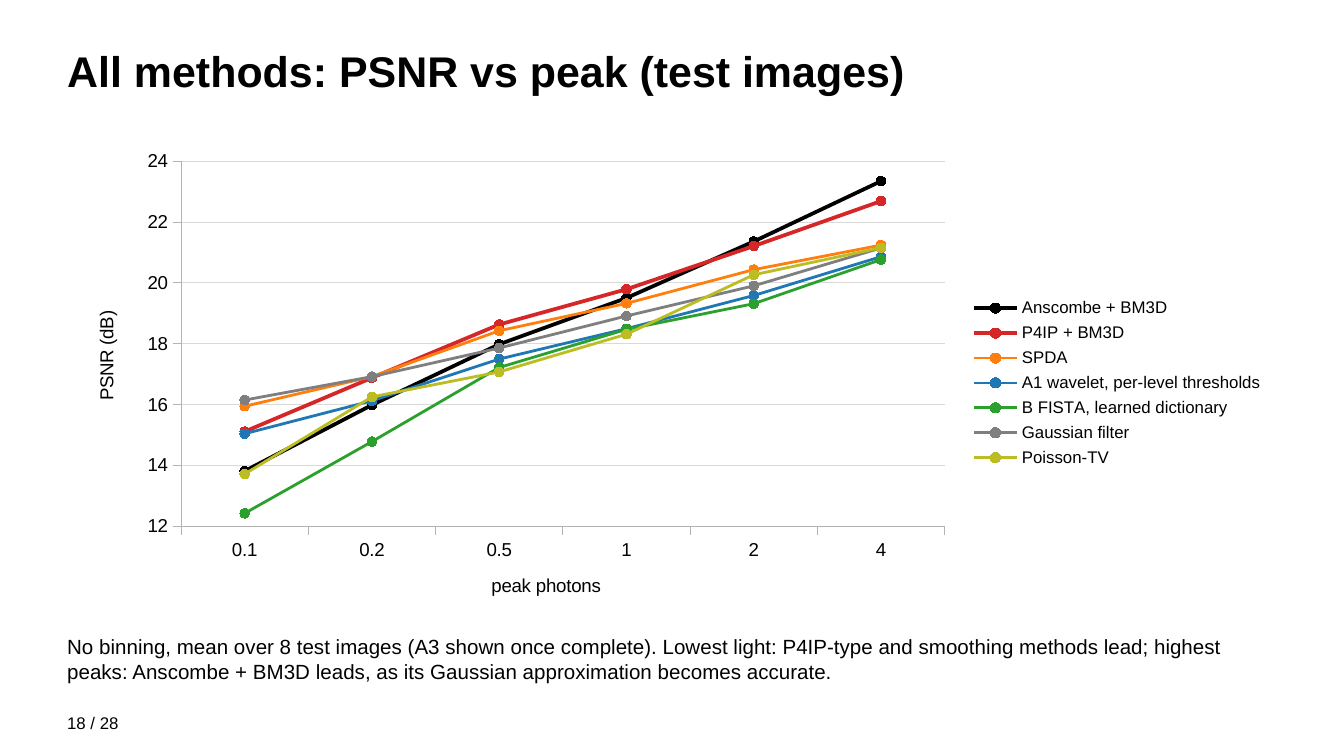
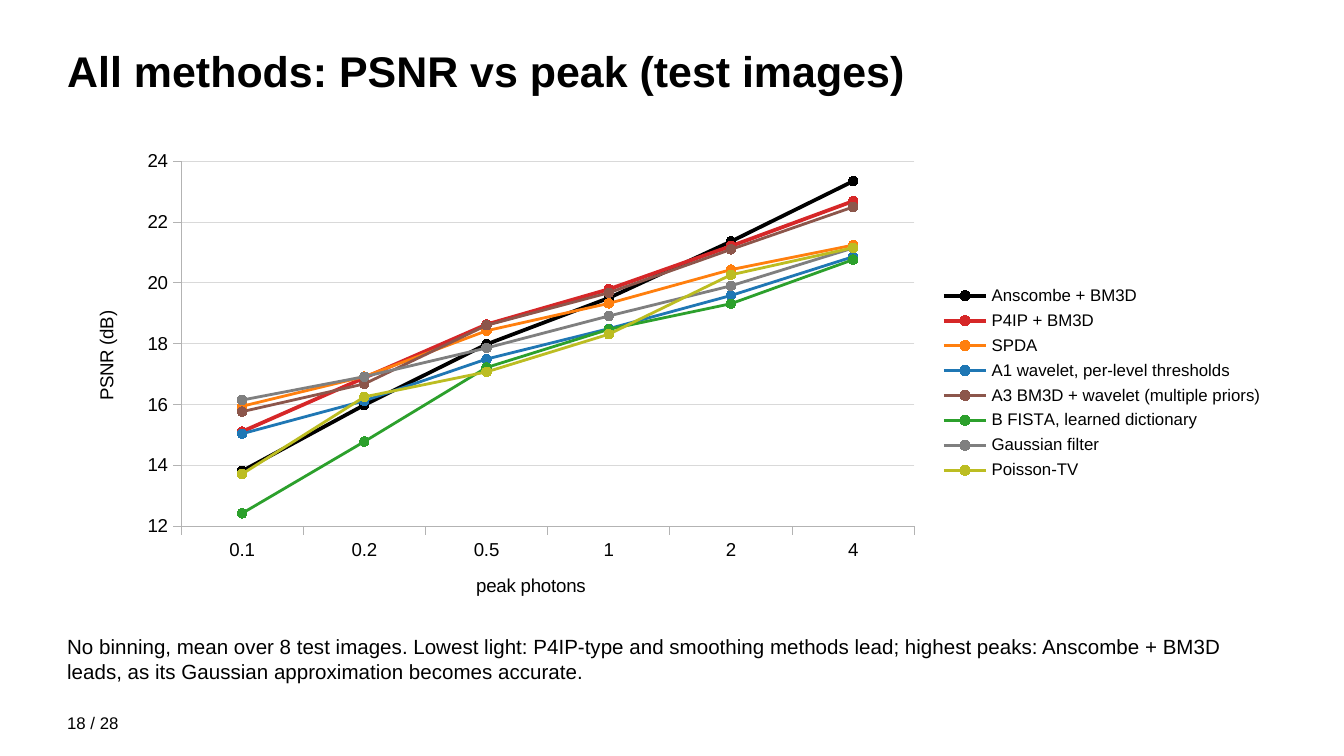
Before and after one commit to tarantulass/EE779-Poisson-Denoising, a slide deck: slide 18 of output/EE779_results.pptx. Drawn at 1344x756 pixels with LibreOffice and Linux fonts; fonts in the diff are those of the drawing. Boxes give left, top, right and bottom in pixels: in the first picture for what was removed or moved away, otherwise in the second. Text is boxed around its words. In the diff, an @@ line names an element or a change of style, - is before the commit and + after.

```diff
--- a/output/EE779_results.pptx
+++ b/output/EE779_results.pptx
@@ line chart at <box>67,141,1277,625</box> @@
-B FISTA, learned dictionary: 12.4, 14.8, 17.2, 18.5, 19.3, 20.8
+A3 BM3D + wavelet (multiple priors): 15.8, 16.7, 18.6, 19.7, 21.1, 22.5
@@ colour of A3 BM3D + wavelet (multiple priors) #2CA02C to #8C564B @@
-Gaussian filter: 16.2, 16.9, 17.9, 18.9, 19.9, 21.1
+B FISTA, learned dictionary: 12.4, 14.8, 17.2, 18.5, 19.3, 20.8
@@ colour of B FISTA, learned dictionary #7F7F7F to #2CA02C @@
-Poisson-TV: 13.7, 16.3, 17.1, 18.3, 20.3, 21.2
+Gaussian filter: 16.2, 16.9, 17.9, 18.9, 19.9, 21.1
@@ colour of Gaussian filter #BCBD22 to #7F7F7F @@
+Poisson-TV: 13.7, 16.3, 17.1, 18.3, 20.3, 21.2
@@ text at <box>67,639,1220,684</box>: text changed @@
-No binning, mean over 8 test images (A3 shown once complete). Lowest light: P4IP-type and smoothing methods lead; highest peaks: Anscombe + BM3D leads, as its Gaussian approximation becomes accurate.
+No binning, mean over 8 test images. Lowest light: P4IP-type and smoothing methods lead; highest peaks: Anscombe + BM3D leads, as its Gaussian approximation becomes accurate.
```
Also in this commit, not shown: 7 other slides changed, 8 other files.
